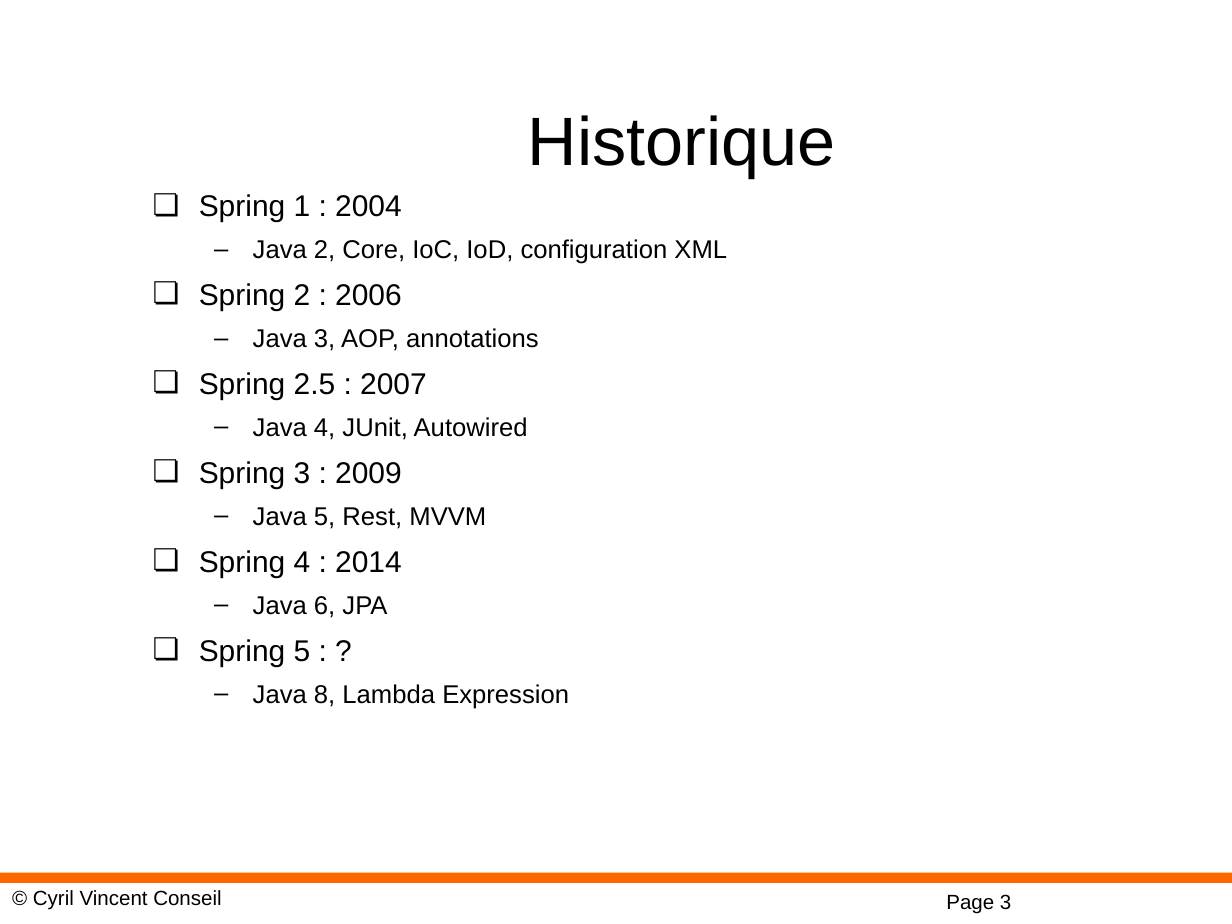
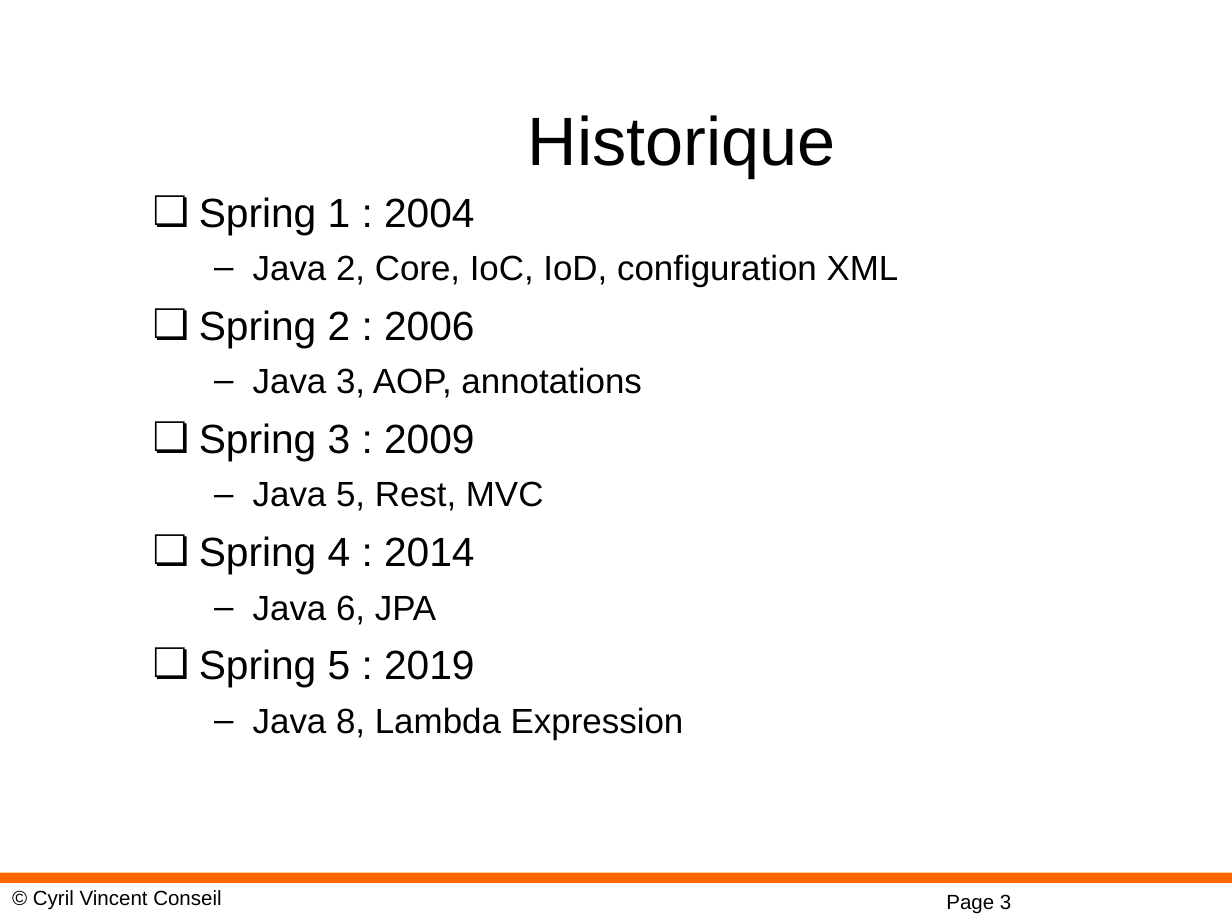
Before and after one commit to cyrilvincent/spring, a slide deck: slide 3 of ppt/01-SpringIntro.ppt. Drawn at 1232x924 pixels with LibreOffice and Linux fonts; fonts in the diff are those of the drawing; background and template pictures are left out. Boxes give left, top, right and bottom in pixels: in the first picture for what was removed or moved away, otherwise in the second. Text is boxed around its words. In the diff, an @@ line names an element or a change of style, - is before the commit and + after.

```diff
--- a/ppt/01-SpringIntro.ppt
+++ b/ppt/01-SpringIntro.ppt
@@ text at box(199, 197, 899, 739): size 17.5 to 23.8 pt in "Spring 1 : 2004", "Spring 2 : 2006", "Spring 3 : 2009", "Spring 4 : 2014"; size 15 to 20.4 pt in "Java 2, Core, IoC, IoD, configuration XML", "Java 3, AOP, annotations", "Java 6, JPA", "Java 8, Lambda Expression" @@
@@ text at box(199, 372, 528, 440): paragraphs removed @@
-❏ Spring 2.5 : 2007
-  – Java 4, JUnit, Autowired
@@ text at box(253, 481, 544, 511): text changed; size 15 to 20.4 pt @@
-  – Java 5, Rest, MVVM
+  – Java 5, Rest, MVC
@@ text at box(199, 649, 475, 687): text changed; size 17.5 to 23.8 pt @@
-❏ Spring 5 : ?
+❏ Spring 5 : 2019
```
Also in this commit, not shown: 3 other slides changed, 5 slides added, 2 slides removed, 14 other files.
